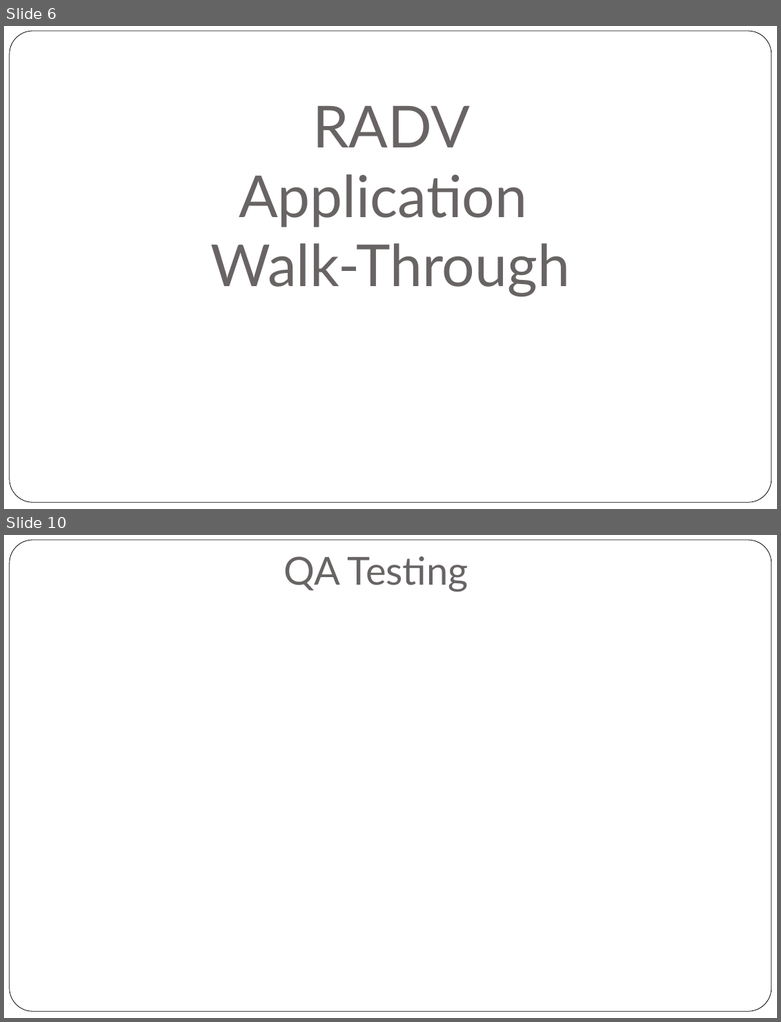
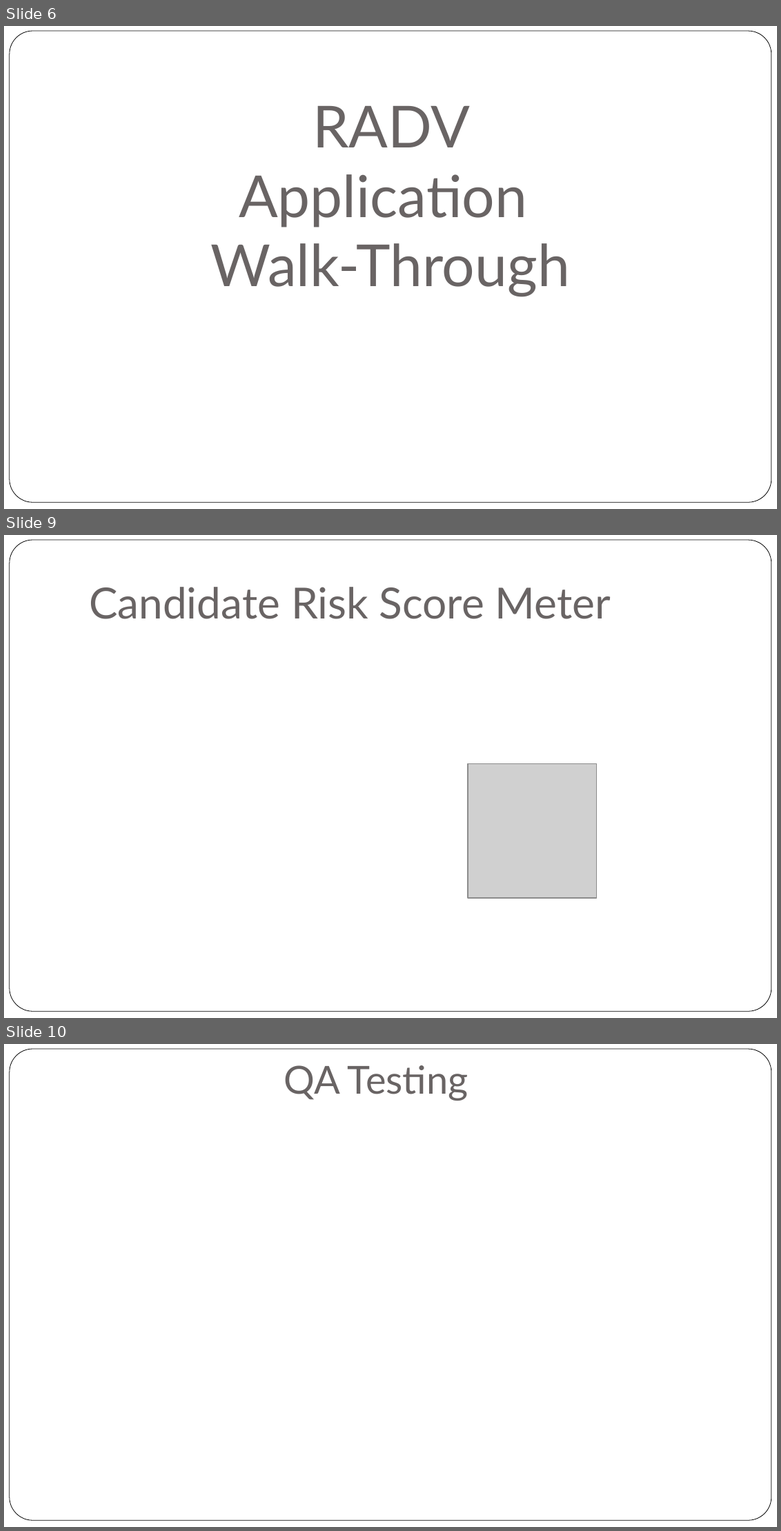
Before and after one commit to AnjaGuillory/FHIRED_Up, a slide deck: Team Deliverable 4/Final Presentation - FHIRed Up.pptx. Shown one above the other, each under a label of ours: slides 6 and 10 before the commit, slides 6, 9 and 10 after it; the slides between them are not shown. The pictures are 781x1022 and 781x1531 pixels, drawn with LibreOffice and Linux fonts; fonts in the diff are those of the drawing; grey boxes stand for pictures. Boxes give left, top, right and bottom in pixels: in the first picture for what was removed or moved away, otherwise in the second. Text is boxed around its words. In the diff, an @@ line names an element or a change of style, - is before the commit and + after.

Commit message:
Added Slide for Candidate Risk Score Meter

```diff
--- a/Team Deliverable 4/Final Presentation - FHIRed Up.pptx
+++ b/Team Deliverable 4/Final Presentation - FHIRed Up.pptx
@@ slide 9 added at [4,535,777,1018], background #FFFFFF; not listed: 1 template element that a slide beside it also shows @@
@@ title added at [89,587,611,619], 40 pt, text #696464 @@
+Candidate Risk Score Meter
@@ picture added at [468,764,597,898] @@
```
Also in this commit, not shown: 1 slide removed.
